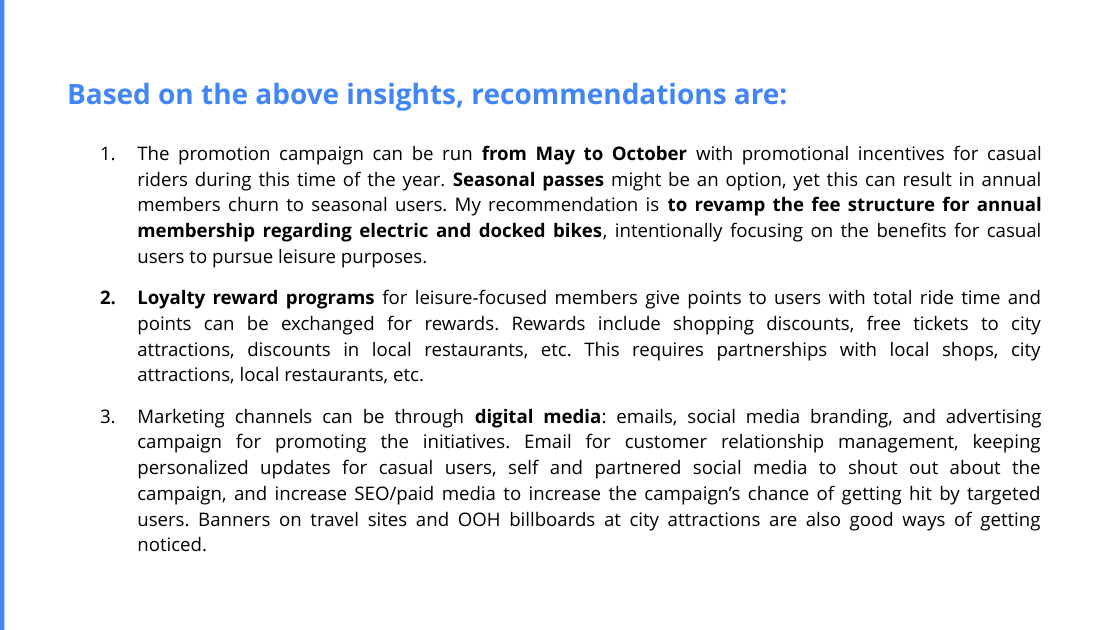
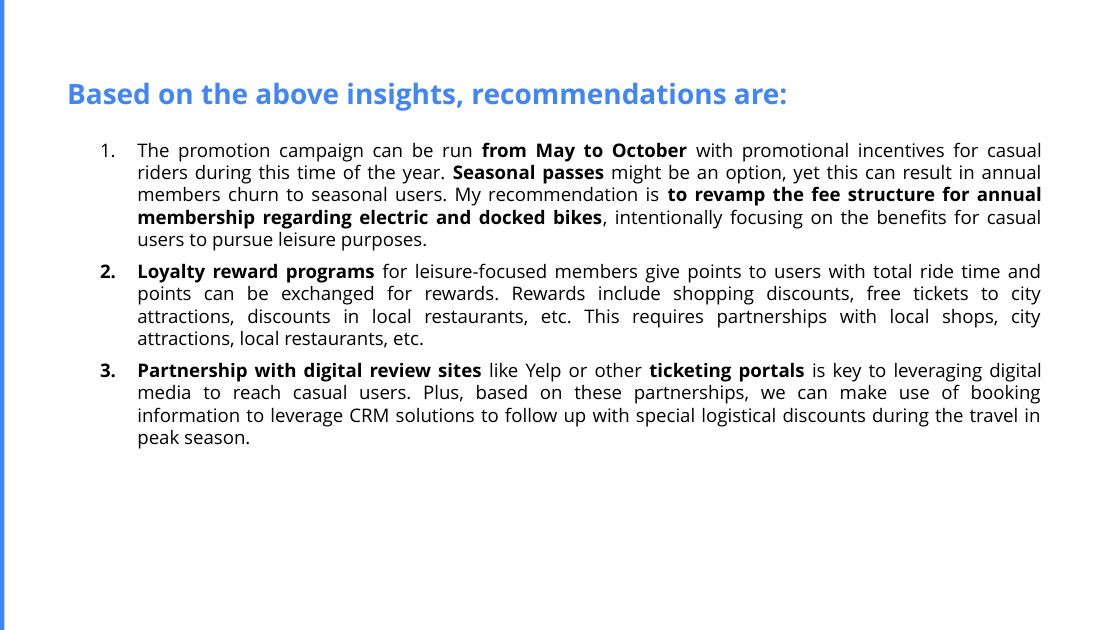
Before and after one commit to huyvuintech/gda-capstone-projects, a slide deck: slide 14 of Challenge1_GDACapstone_CyclistBikeshare_202209.pptx (slide 13 before the commit). Drawn at 1120x630 pixels with LibreOffice and Linux fonts; fonts in the diff are those of the drawing. Boxes give left, top, right and bottom in pixels: in the first picture for what was removed or moved away, otherwise in the second. Text is boxed around its words. In the diff, an @@ line names an element or a change of style, - is before the commit and + after.

```diff
--- a/Challenge1_GDACapstone_CyclistBikeshare_202209.pptx
+++ b/Challenge1_GDACapstone_CyclistBikeshare_202209.pptx
@@ text at (137, 142, 1042, 348): line spacing 1.15 to 1; more space between paragraphs; less space between paragraphs @@
@@ text at (137, 362, 1042, 449): text changed @@
-3. Marketing channels can be through digital media: emails, social media branding, and advertising campaign for promoting the initiatives. Email for customer relationship management, keeping personalized updates for casual users, self and partnered social media to shout out about the campaign, and increase SEO/paid media to increase the campaign’s chance of getting hit by targeted users. Banners on travel sites and OOH billboards at city attractions are also good ways of getting noticed.
+3. Partnership with digital review sites like Yelp or other ticketing portals is key to leveraging digital media to reach casual users. Plus, based on these partnerships, we can make use of booking information to leverage CRM solutions to follow up with special logistical discounts during the travel in peak season.
```
Also in this commit, not shown: 2 other slides changed, 3 slides added, 2 slides removed.
